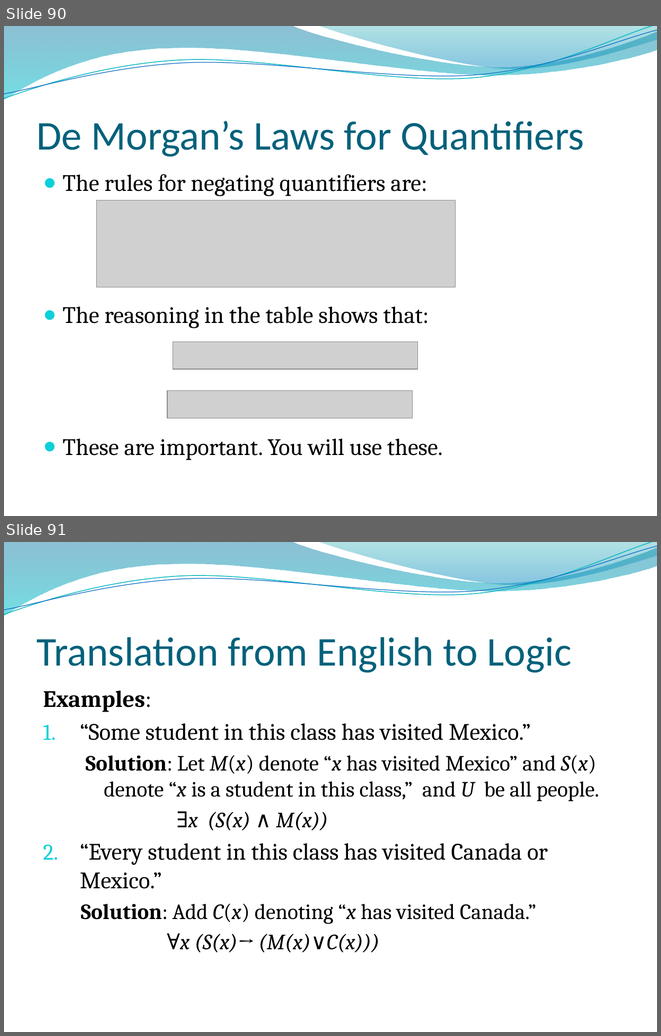
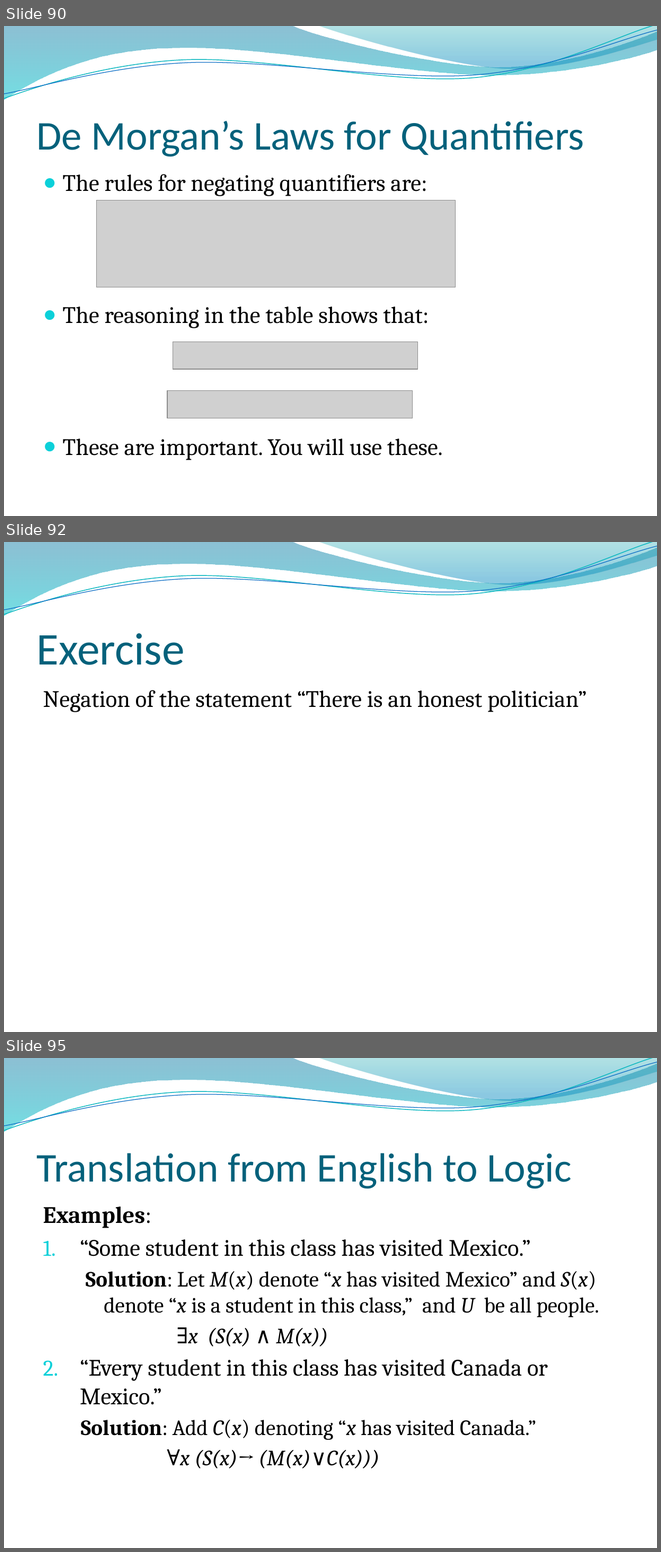
Before and after one commit to lin-chen-GA/lin-chen-GA.github.io, a slide deck: cs2620/slides/cs2620_notes1.pptx. Shown one above the other, each under a label of ours: slides 90 and 91 before the commit, slides 90, 92 and 95 after it; the slides between them are not shown. The pictures are 661x1036 and 661x1552 pixels, drawn with LibreOffice and Linux fonts; fonts in the diff are those of the drawing; grey boxes stand for pictures; background and template pictures are left out. Boxes give left, top, right and bottom in pixels: in the first picture for what was removed or moved away, otherwise in the second. Text is boxed around its words. In the diff, an @@ line names an element or a change of style, - is before the commit and + after.

```diff
--- a/cs2620/slides/cs2620_notes1.pptx
+++ b/cs2620/slides/cs2620_notes1.pptx
@@ slide 92 added at (x1=4, y1=542, x2=657, y2=1032), background picture (left out); not listed: 4 template elements that a slide beside it also shows @@
@@ title added at (x1=37, y1=633, x2=185, y2=665), 50 pt, text #04617B @@
+Exercise
@@ text added at (x1=43, y1=690, x2=587, y2=712), 26 pt, text #000000 @@
+Negation of the statement “There is an honest politician”
@@ what was slide 91 is now slide 95 @@
```
Also in this commit, not shown: 5 slides changed, 3 other slides added, 2 other files.
